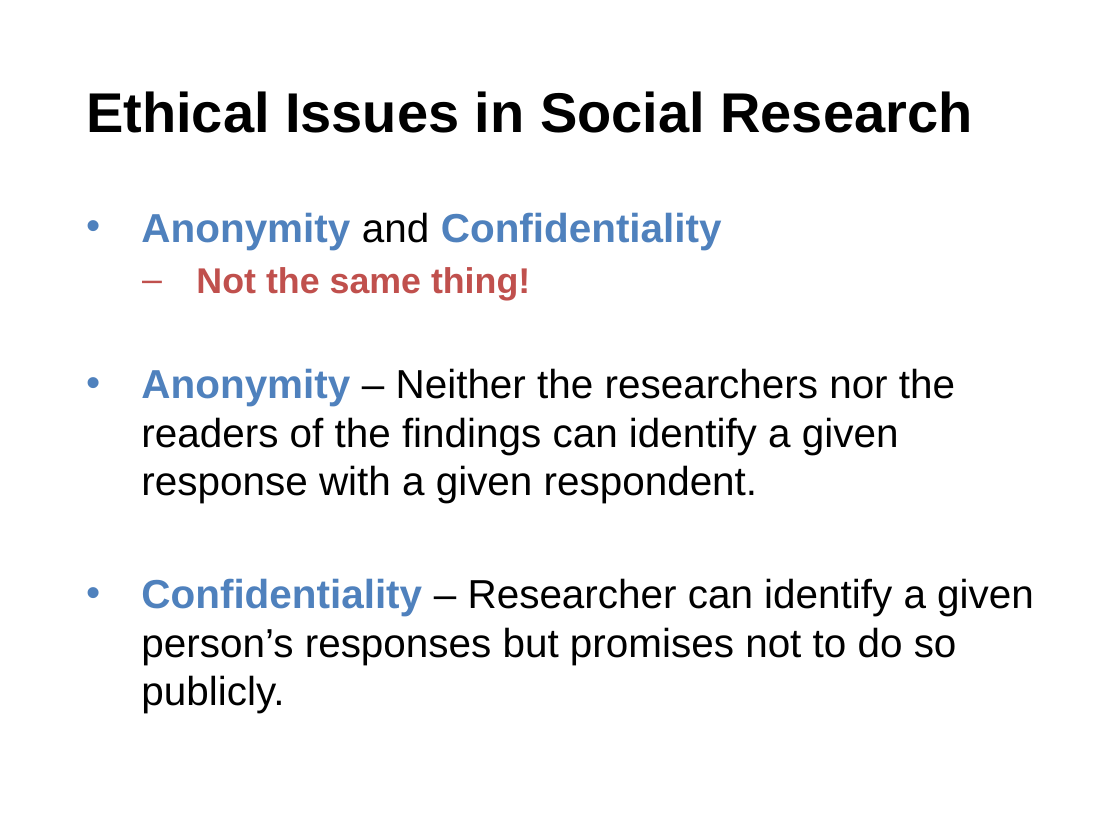
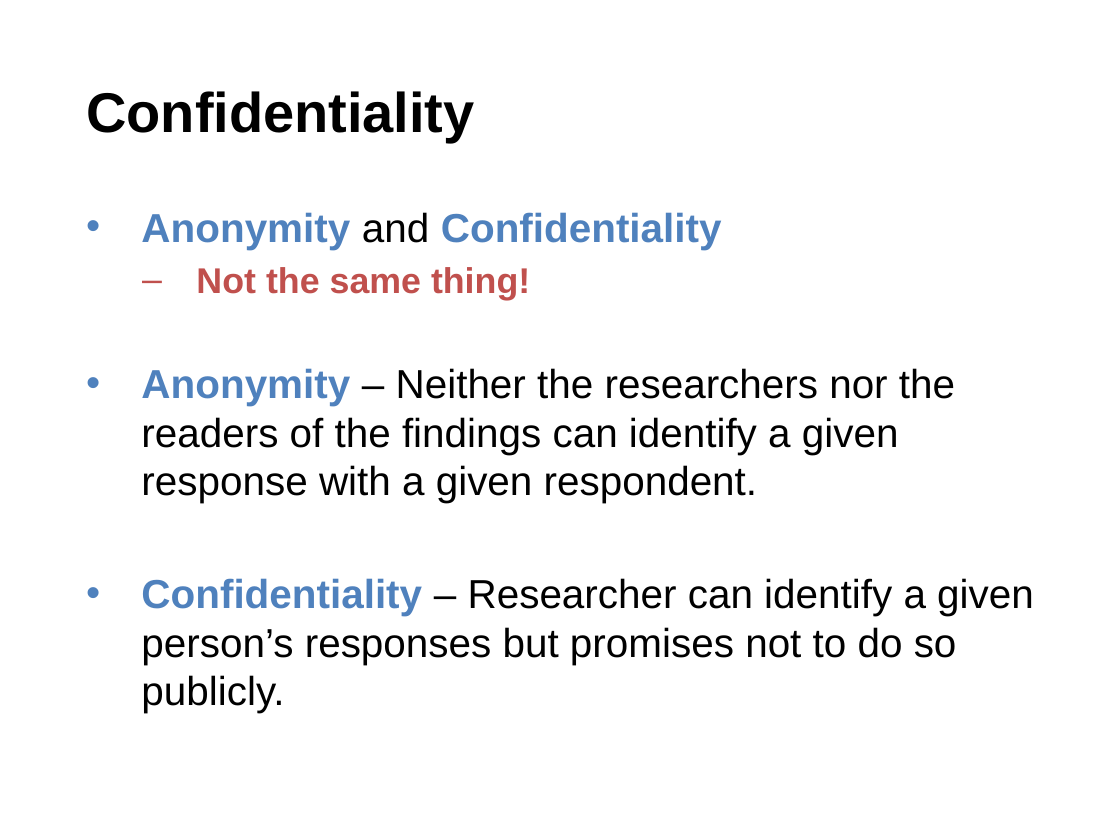
Before and after one commit to npm27/Teaching-Materials, a slide deck: slide 15 of Social Psych/Slides/3 Ethics.pptx (slide 17 before the commit). Drawn at 1120x840 pixels with LibreOffice and Linux fonts; fonts in the diff are those of the drawing. Boxes give left, top, right and bottom in pixels: in the first picture for what was removed or moved away, otherwise in the second. Text is boxed around its words. In the diff, an @@ line names an element or a change of style, - is before the commit and + after.

```diff
--- a/Social Psych/Slides/3 Ethics.pptx
+++ b/Social Psych/Slides/3 Ethics.pptx
@@ title at (86, 91, 474, 142): text changed @@
-Ethical Issues in Social Research
+Confidentiality
```
Also in this commit, not shown: 10 other slides changed, 2 slides added, 9 slides removed.
